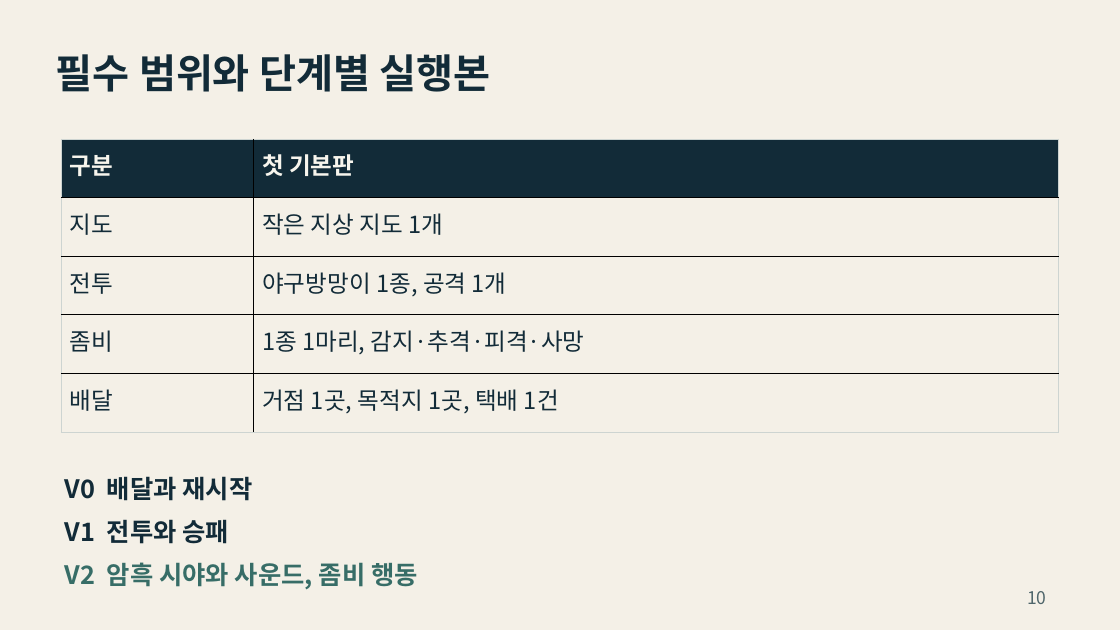
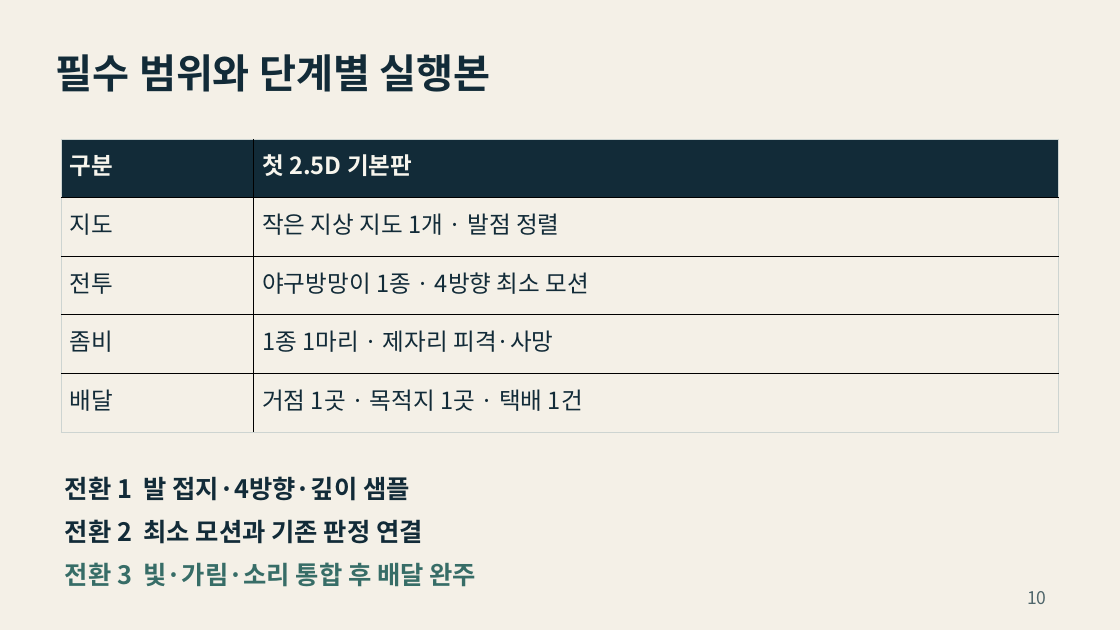
Before and after one commit to yoon778/2D_project, a slide deck: slide 10 of presentation/그림자_배달_기획서.pptx. Drawn at 1120x630 pixels with LibreOffice and Linux fonts; fonts in the diff are those of the drawing. Boxes give left, top, right and bottom in pixels: in the first picture for what was removed or moved away, otherwise in the second. Text is boxed around its words. In the diff, an @@ line names an element or a change of style, - is before the commit and + after.

```diff
--- a/presentation/그림자_배달_기획서.pptx
+++ b/presentation/그림자_배달_기획서.pptx
@@ table at (61,139,1059,433) @@
-row 1, column 2: 첫 기본판
+row 1, column 2: 첫 2.5D 기본판
-row 2, column 2: 작은 지상 지도 1개
+row 2, column 2: 작은 지상 지도 1개 · 발점 정렬
-row 3, column 2: 야구방망이 1종, 공격 1개
+row 3, column 2: 야구방망이 1종 · 4방향 최소 모션
-row 4, column 2: 1종 1마리, 감지·추격·피격·사망
+row 4, column 2: 1종 1마리 · 제자리 피격·사망
-row 5, column 2: 거점 1곳, 목적지 1곳, 택배 1건
+row 5, column 2: 거점 1곳 · 목적지 1곳 · 택배 1건
@@ text at (65,476,410,501): text changed @@
-V0 배달과 재시작
+전환 1 발 접지·4방향·깊이 샘플
@@ text at (65,519,423,544): text changed @@
-V1 전투와 승패
+전환 2 최소 모션과 기존 판정 연결
@@ text at (65,562,477,587): text changed @@
-V2 암흑 시야와 사운드, 좀비 행동
+전환 3 빛·가림·소리 통합 후 배달 완주
```
Also in this commit, not shown: 8 other slides changed, 10 other files.
